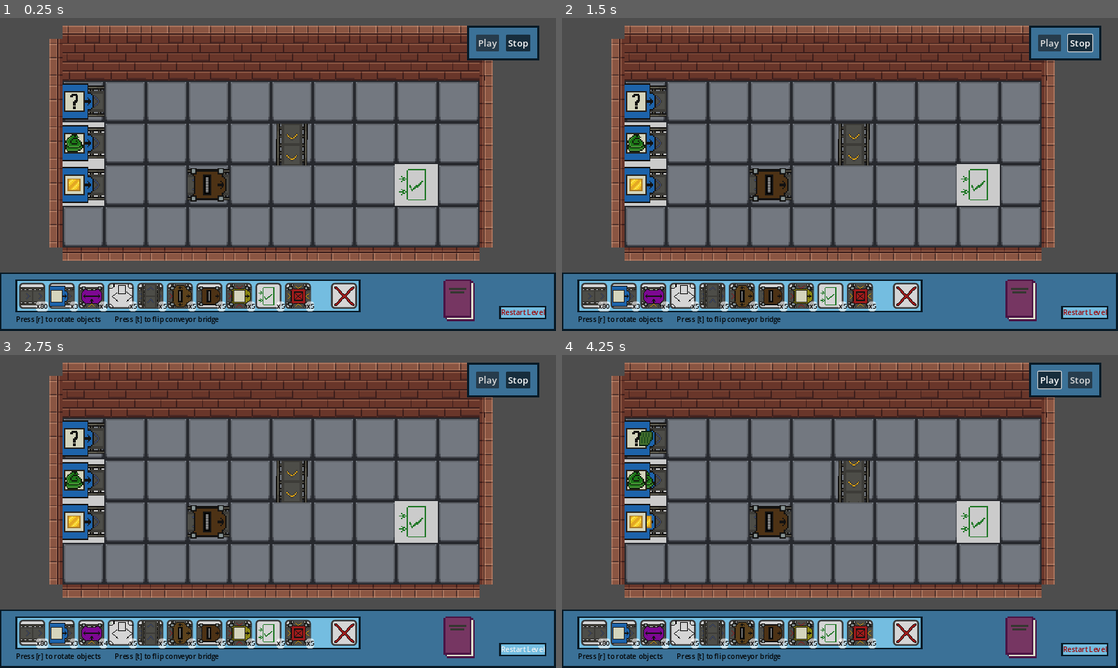
Above: before the commit, frames 1-4 (two rows, left to right).
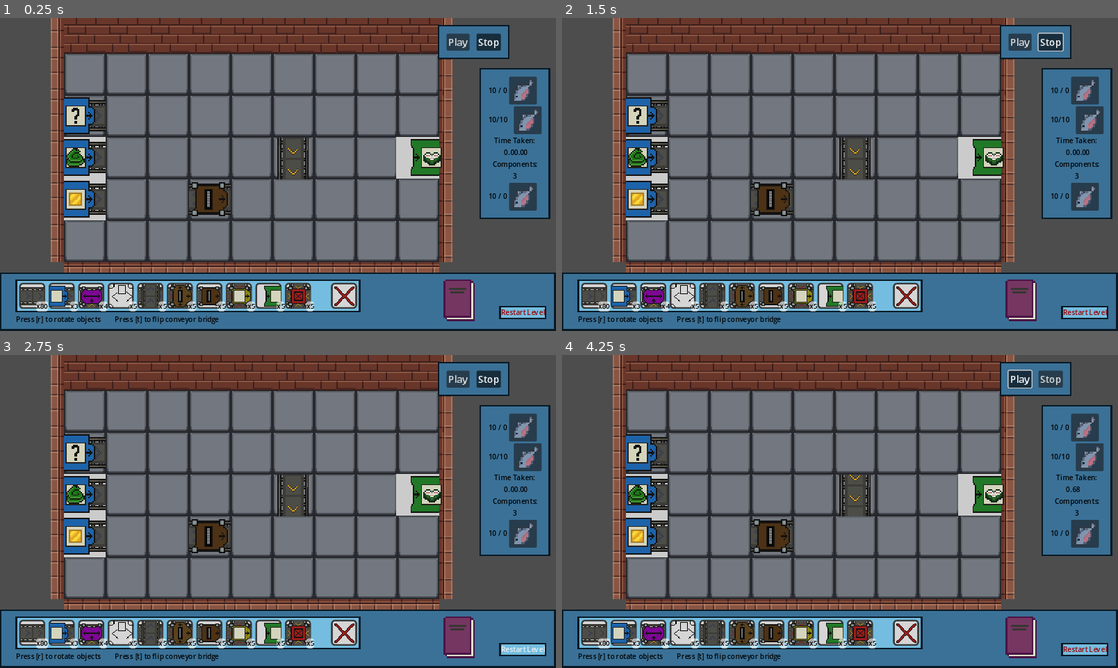
Above: after the commit, the same moments.

Repository: dani-swordfish/Fish-Game
Game: Godot game, scene res://Scenes/Test/test_level.tscn
Same seed, same stepped clock (60 frames per second), same inputs: the game is played once before the commit and once after it.
Inputs:
- Up to frame 1 (0.25 s): no input
- Up to frame 2 (1.5 s): click "Restart Level" at 0.5 s; click "Stop" at 1.25 s
- Up to frame 3 (2.75 s): click "Restart Level" at 2 s
- Up to frame 4 (4.25 s): click "Restart Level" at 2.75 s; click "Play" at 3.5 s

The runs differ from the first frame. In frame 1, 41% of the frame differs, in the area x 8-99%, y 0-93%; in frame 2, 41%; in frame 3, 41%; in frame 4, 41%.
Error after the commit: Invalid type in function 'connect' in base 'Node2D (output.gd)'. Cannot convert argument 2 from Object to Callable. (res://Scenes/Test/level_completion_check.g…

Commit message:
close to finished

Diff:
--- a/Resources/test_level.tres
+++ b/Resources/test_level.tres
@@ -4,9 +4,9 @@
 
 [resource]
 script = ExtResource("1_35tms")
-spawner_options = Array[int]([1, 7, 4, 5])
-sorter_options = Array[int]([1, 2, 3, 4, 5, 6, 7, 8, 9])
-constructor_options = Array[int]([1, 6])
-constructor_recipes = Array[int]([1, 6])
-cutter_recipies = Array[int]([1, 7])
-simple_constructor_options = Array[int]([])
+spawner_options = Array[int]([1, 2, 3, 4, 5, 6, 7, 8, 9, 10, 11, 12, 13, 14, 15, 16, 17, 18, 19, 20, 21, 22, 23, 24])
+sorter_options = Array[int]([1, 2, 3, 4, 5, 6, 7, 8, 9, 10, 11, 12, 13, 14, 15, 16, 17, 18, 19, 20, 21, 22, 23, 24])
+constructor_options = Array[int]([6, 13, 15, 16, 19, 21, 22, 23, 24])
+constructor_recipes = Array[int]([24, 6, 13, 15, 16, 19, 21, 22, 23])
+cutter_recipies = Array[int]([1, 7, 10, 17])
+simple_constructor_options = Array[int]([1, 2, 3, 4, 5, 6, 7, 8, 9, 10, 11, 12, 13, 14, 15, 16, 17, 18, 19, 20, 21, 22, 23])
--- a/Scenes/Components/constructor.tscn
+++ b/Scenes/Components/constructor.tscn
@@ -38,7 +38,7 @@
 shape = SubResource("RectangleShape2D_gurou")
 
 [node name="ProcessTimer" type="Timer" parent="."]
-wait_time = 2.0
+wait_time = 1.5
 one_shot = true
 
 [node name="RayCast2D" type="RayCast2D" parent="."]
--- a/Scenes/Components/cutter.gd
+++ b/Scenes/Components/cutter.gd
@@ -16,7 +16,7 @@
 
 
 func _ready() -> void:
-	# TODO set item spacific time delay
+	# TODO set item spacific time delay or level, probably not gonna happen
 	super._ready()
 
 
--- a/Scenes/Components/cutter.tscn
+++ b/Scenes/Components/cutter.tscn
@@ -23,8 +23,6 @@
 [node name="Cutter" type="Node2D" groups=["direction_matters", "stores_items"]]
 script = ExtResource("1_f0v4m")
 storage_array = Array[ExtResource("2_yac3r")]([SubResource("Resource_dwxth")])
-has_item_ready = null
-is_static = null
 
 [node name="SpriteBackground" type="Sprite2D" parent="."]
 visible = false
@@ -64,6 +62,7 @@
 collide_with_bodies = false
 
 [node name="ProcessTimer" type="Timer" parent="."]
+wait_time = 2.5
 one_shot = true
 
 [node name="CutterAnimation" parent="." instance=ExtResource("4_j4h0y")]
--- a/Scenes/Components/multi_spawner.gd
+++ b/Scenes/Components/multi_spawner.gd
@@ -1,9 +1,16 @@
 extends Process
 
 @export var item_array: Array[Enum.ITEMS]
+@export var spawn_rate: float = 1.0
 
 # only works if item array is set on export and not changed
 var counter: int = 0
+
+
+func _ready() -> void:
+	super._ready()
+	process_timer.wait_time = spawn_rate
+
 
 var current_item: Enum.ITEMS:
 	get:
--- a/Scenes/Components/randi_cutter.tscn
+++ b/Scenes/Components/randi_cutter.tscn
@@ -42,6 +42,7 @@
 collide_with_bodies = false
 
 [node name="ProcessTimer" type="Timer" parent="."]
+wait_time = 5.0
 one_shot = true
 
 [node name="CutterAnimation" parent="." instance=ExtResource("3_6kxnd")]
--- a/Scenes/Components/spawner.gd
+++ b/Scenes/Components/spawner.gd
@@ -10,12 +10,13 @@
 
 # TODO use to give spawner different rates in different levels
 # also add to randi spawner
-#@export var spawn_rate: int
+@export var spawn_rate: float = 1.0
 
 
 func _ready() -> void:
 	#storage_limit = 1
 	super._ready()
+	process_timer.wait_time = spawn_rate
 
 
 func _on_play():
--- a/Scenes/Components/spawner.tscn
+++ b/Scenes/Components/spawner.tscn
@@ -32,7 +32,6 @@
 region_rect = Rect2(18, 14, 5, 0)
 
 [node name="ProcessTimer" type="Timer" parent="."]
-wait_time = 0.3
 one_shot = true
 
 [node name="RayCast2D" type="RayCast2D" parent="."]
--- a/Scenes/Conveyor Components/output.gd
+++ b/Scenes/Conveyor Components/output.gd
@@ -1,11 +1,27 @@
 extends Output
+# always duplicate, never spawn, to make signals work
+
+signal output_ready(item:int, item_count_target: int, output: Node2D)
+signal item_arrived_signal(item:int, current_item_count: int)
+signal target_reached(item:int)
 
 @export var item: Enum.ITEMS
+@export var item_count_target: int
 
+
+@onready var item_picker_sprite: Node2D = $ItemPickerSprite
 
 # TODO pass to UI
 var item_count: int
 @onready var label: Label = $Label
+
+func _ready() -> void:
+	super._ready()
+	item_picker_sprite.get_child(1).frame_coords = Globals.get_item_frame_coords(item)
+	await get_tree().physics_frame
+	output_ready.emit(item, item_count_target, self)
+
+
 
 func item_arrived(arrived_item_node):
 	if item_node == null:
@@ -18,3 +34,8 @@
 		print("wrong item in output")
 		pass # could add gameplay outcome
 	super.item_arrived(arrived_item_node)
+
+	item_arrived_signal.emit(item)
+
+	if item_count == item_count_target:
+		target_reached.emit()
--- a/Scenes/Conveyor Components/output.tscn
+++ b/Scenes/Conveyor Components/output.tscn
@@ -1,7 +1,8 @@
-[gd_scene load_steps=6 format=3 uid="uid://brkk0fodootua"]
+[gd_scene load_steps=7 format=3 uid="uid://brkk0fodootua"]
 
 [ext_resource type="Script" path="res://Scenes/Conveyor Components/output.gd" id="1_1mwv1"]
 [ext_resource type="Texture2D" uid="uid://dkfqblrp5t4db" path="res://Art/top-down-conveyor.png" id="2_sub6y"]
+[ext_resource type="PackedScene" uid="uid://c8j5oav6rcoh1" path="res://Scenes/Conveyor Components/item_picker_sprite.tscn" id="3_0anjj"]
 
 [sub_resource type="Gradient" id="Gradient_dg1oq"]
 colors = PackedColorArray(0.796243, 0.796243, 0.796243, 1, 0.796243, 0.796243, 0.796243, 1)
@@ -12,7 +13,7 @@
 [sub_resource type="RectangleShape2D" id="RectangleShape2D_lep0g"]
 size = Vector2(6, 6)
 
-[node name="Output" type="Node2D"]
+[node name="Output" type="Node2D" groups=["output"]]
 script = ExtResource("1_1mwv1")
 
 [node name="SpriteBackground" type="Sprite2D" parent="."]
@@ -40,4 +41,7 @@
 offset_right = 8.0
 offset_bottom = 12.0
 
+[node name="ItemPickerSprite" parent="." instance=ExtResource("3_0anjj")]
+position = Vector2(10, 0)
+
 [connection signal="area_entered" from="Area2D" to="." method="_on_area_2d_area_entered"]
--- /dev/null
+++ b/Scenes/Test/level_completion_check.gd
@@ -0,0 +1,22 @@
+extends Node
+
+
+const OUTPUT_COUNT_UI: PackedScene = preload("res://Scenes/UI/output_count_ui.tscn")
+@onready var v_box_container: VBoxContainer = $"../MarginContainer/VBoxContainer"
+
+
+func _ready() -> void:
+	for output in get_tree().get_nodes_in_group("output"):
+		output.connect("output_ready", on_output_ready)
+
+
+func on_output_ready(item: int, item_count_target: int, output: Node2D):
+	spawn_output_count(item, item_count_target, output )
+
+
+func spawn_output_count(item, item_count_target, output):
+	var count_inst = OUTPUT_COUNT_UI.instantiate()
+	count_inst.item_count_target = item_count_target
+	count_inst.item = item
+	v_box_container.add_child(count_inst)
+	output.connect("item_arrived_signal", count_inst)
--- /dev/null
+++ b/Scenes/Test/level_stats.gd
@@ -0,0 +1,44 @@
+extends PanelContainer
+
+
+var time_taken: float = 0.0
+
+@onready var time_taken_label: Label = $MarginContainer/VBoxContainer/HBoxContainer3/TimeTakenLabel
+@onready var components: Node2D = $"../../../Components"
+@onready var component_count_label: Label = $MarginContainer/VBoxContainer/ComponentCountLabel
+
+
+func _ready() -> void:
+	set_physics_process(false)
+	time_taken = 0
+	update_component_label()
+
+
+func _physics_process(delta: float) -> void:
+	time_taken += delta
+	time_taken_label.text = str(round_to_dec(time_taken, 2))
+
+
+func round_to_dec(num, digit)-> float:
+	return round(num * pow(10.0, digit)) / pow(10.0, digit)
+
+
+func _on_play_state_entered() -> void:
+	set_physics_process(true)
+
+
+func _on_play_state_exited() -> void:
+	set_physics_process(false)
+	time_taken = 0
+
+
+func _on_sub_machine_after_components_changed() -> void:
+	update_component_label()
+
+
+func update_component_label():
+	var component_count:int
+	for component in components.get_children():
+		if !component.is_static:
+			component_count += 1
+	component_count_label.text = str(component_count)
--- a/Scenes/Test/mode_ui.gd
+++ b/Scenes/Test/mode_ui.gd
@@ -2,8 +2,7 @@
 
 @onready var world_states: StateChart = $"../../WorldStates"
 
-@onready var stop_button: Button = $PanelContainer/MarginContainer/HBoxContainer/StopButton
-
+@onready var stop_button: Button = $PlayStop/MarginContainer/HBoxContainer/StopButton
 
 
 
--- a/Scenes/Test/test_level.tscn
+++ b/Scenes/Test/test_level.tscn
@@ -30,6 +30,10 @@
 [ext_resource type="ButtonGroup" uid="uid://cw806evncma4w" path="res://pages_button_group.tres" id="19_kp4aw"]
 [ext_resource type="Texture2D" uid="uid://bjbhf3pxaktla" path="res://Scenes/UI/book_closed_texture.tres" id="19_mcl8c"]
 [ext_resource type="PackedScene" uid="uid://beinvkawx86b5" path="res://Scenes/UI/recipe_book_page.tscn" id="20_uwc7t"]
+[ext_resource type="PackedScene" uid="uid://difpcvx2jdcgu" path="res://Scenes/UI/Item Boxes/item_box.tscn" id="21_2xu2t"]
+[ext_resource type="Script" path="res://Scenes/Test/level_stats.gd" id="21_grbjm"]
+[ext_resource type="PackedScene" uid="uid://dp6gw4tnm4g13" path="res://Scenes/UI/output_count_ui.tscn" id="22_ia65w"]
+[ext_resource type="Script" path="res://Scenes/Test/level_completion_check.gd" id="22_tcdy2"]
 
 [sub_resource type="StyleBoxFlat" id="StyleBoxFlat_ipili"]
 bg_color = Color(0.870588, 0.121569, 0.133333, 1)
@@ -52,8 +56,8 @@
 
 [node name="Tilemap" parent="." instance=ExtResource("1_rkht3")]
 unique_name_in_owner = true
-layer_0/tile_data = PackedInt32Array(131074, 65540, 7, 13107 …(545 unchanged characters)… 88, 4, 805306371, 327689, 4, 805306371, 131083, 4, 1342177283, 196619, 4, 1342177283, 262155, 4, 1342177283, 9, 4, 3, 10, 4, 3, 7, 4, 3, 8, 4, 3, 5, 4, 3, 6, 4, 3, 3, 4, 3, 4, 4, 3, 1, 4, 3, 2, 4, 3, 65537, 65540, 7, 65538, 65540, 7, 65539, 65540, 7, 65540, 65540, 7, 65541, 65540, 7, 65542, 65540, 7, 65543, 65540, 7, 65544, 65540, 7, 65545, 65540, 7, 65546, 65540, 7, 65547, 4, 1342177283, 131082, 65540, 7, 196618, 65540, 7, 262154, 65540, 7, 327690, 4, 805306371, 131073, 65540, 7, 196609, 65540, 7, 26 …(128 unchanged characters)…
-layer_1/tile_data = PackedInt32Array(1, 65540, 6, 2, 65540, 6, 3, 65540, 6, 4, 65540, 6, 5, 65540, 6, 6, 65540, 6, 7, 65540, 6, 8, 65540, 6, 9, 65540, 6, 10, 65540, 6, 65547, 65540, 1342177285, 131083, 65540, 1342177285, 196619, 65540, 1342177285, 65536, 65540, 1610612741, 131072, 65540, 1610612741, 196608, 65540, 1610612741, 262144, 65540, 1610612741, 262155, 65540, 1342177285, -65535, 65540, 5, -65534, 65540, 5, -65533, 65540, 5, -65532, 65540, 5, -65531, 65540, 5, -65530, 65540, 5, -65529, 65540, 5, -65528, 65540, 5, -65527, 65540, 5, -65526, 65540, 5, 11, 65540, 1342177285, 0, 65540, 1610612741, 327681, 65540, 805306373, 327682, 65540, 805306373, 327683, 65540, 805306373, 327684, 65540, 805306373, 327685, 65540, 805306373, 327686, 65540, 805306373, 327687, 65540, 805306373, 327688, 65540, 805306373, 327689, 65540, 805306373, 327690, 65540, 805306373)
+layer_0/tile_data = PackedInt32Array(131074, 65540, 7, 13107 …(545 unchanged characters)… 88, 4, 805306371, 327689, 4, 805306371, 9, 65540, 7, 7, 65540, 7, 8, 65540, 7, 5, 65540, 7, 6, 65540, 7, 3, 65540, 7, 4, 65540, 7, 1, 65540, 7, 2, 65540, 7, 65537, 65540, 7, 65538, 65540, 7, 65539, 65540, 7, 65540, 65540, 7, 65541, 65540, 7, 65542, 65540, 7, 65543, 65540, 7, 65544, 65540, 7, 65545, 65540, 7, 131073, 65540, 7, 196609, 65540, 7, 26 …(128 unchanged characters)…
+layer_1/tile_data = PackedInt32Array(65536, 65540, 1610612741, 131072, 65540, 1610612741, 196608, 65540, 1610612741, 262144, 65540, 1610612741, -65535, 65540, 6, -65534, 65540, 6, -65533, 65540, 6, -65532, 65540, 6, -65531, 65540, 6, -65530, 65540, 6, -65529, 65540, 6, -65528, 65540, 6, -65527, 65540, 6, 0, 65540, 1610612741, 327681, 65540, 805306373, 327682, 65540, 805306373, 327683, 65540, 805306373, 327684, 65540, 805306373, 327685, 65540, 805306373, 327686, 65540, 805306373, 327687, 65540, 805306373, 327688, 65540, 805306373, 327689, 65540, 805306373, -131071, 65540, 5, -131070, 65540, 5, -131069, 65540, 5, -131068, 65540, 5, -131067, 65540, 5, -131066, 65540, 5, -131065, 65540, 5, -131064, 65540, 5, -131063, 65540, 5, -65536, 65540, 1610612741, -65526, 65540, 1342177285, 10, 65540, 1342177285, 65546, 65540, 1342177285, 131082, 65540, 1342177285, 196618, 65540, 1342177285, 262154, 65540, 1342177285)
 
 [node name="References" type="Node2D" parent="."]
 unique_name_in_owner = true
@@ -66,7 +70,7 @@
 script = ExtResource("3_xkg4n")
 
 [node name="Output" parent="Components" instance=ExtResource("6_8llby")]
-position = Vector2(304, 112)
+position = Vector2(304, 80)
 item = 6
 is_static = true
 
@@ -94,12 +98,11 @@
 rotation = 1.5708
 
 [node name="Camera2D" type="Camera2D" parent="."]
-position = Vector2(-16, -16)
+position = Vector2(-17, -27)
 anchor_mode = 0
 zoom = Vector2(3, 3)
 
 [node name="UI" type="CanvasLayer" parent="."]
-visible = false
 script = ExtResource("4_6gpoe")
 
 [node name="ComponentPicker" type="Control" parent="UI"]
@@ -189,7 +192,8 @@
 [node name="Box7" parent="UI/ComponentPicker/PanelContainer/MarginContainer/VBoxContainer/HBoxContainer/PanelContainer/MarginContainer/HBoxContainer" instance=ExtResource("6_k24xg")]
 layout_mode = 2
 tooltip_text = "Cut and Sort -
-Cuts item into parts, will output items in the order given in the recipe, starting with the left, bottom then top."
+Cuts item into parts, will output items in the order given in the recipe,
+starting with the right, bottom then top."
 initial_component_count = 5
 component = 7
 
@@ -335,22 +339,22 @@
 grow_horizontal = 0
 script = ExtResource("9_u4mii")
 
-[node name="PanelContainer" type="PanelContainer" parent="UI/ModeUI"]
+[node name="PlayStop" type="PanelContainer" parent="UI/ModeUI"]
 layout_mode = 1
 anchors_preset = 8
 anchor_left = 0.5
 anchor_top = 0.5
 anchor_right = 0.5
 anchor_bottom = 0.5
-offset_left = -69.0
-offset_top = -16.5
-offset_right = 63.0
-offset_bottom = 46.5
-grow_horizontal = 2
-grow_vertical = 2
-theme = ExtResource("12_x4jup")
-
-[node name="MarginContainer" type="MarginContainer" parent="UI/ModeUI/PanelContainer"]
+offset_left = -153.0
+offset_top = -26.5
+offset_right = 12.0
+offset_bottom = 52.5
+grow_horizontal = 2
+grow_vertical = 2
+theme = ExtResource("12_x4jup")
+
+[node name="MarginContainer" type="MarginContainer" parent="UI/ModeUI/PlayStop"]
 layout_mode = 2
 size_flags_horizontal = 4
 size_flags_vertical = 4
@@ -359,11 +363,11 @@
 theme_override_constants/margin_right = 16
 theme_override_constants/margin_bottom = 16
 
-[node name="HBoxContainer" type="HBoxContainer" parent="UI/ModeUI/PanelContainer/MarginContainer"]
+[node name="HBoxContainer" type="HBoxContainer" parent="UI/ModeUI/PlayStop/MarginContainer"]
 layout_mode = 2
 theme_override_constants/separation = 16
 
-[node name="PlayButton" type="Button" parent="UI/ModeUI/PanelContainer/MarginContainer/HBoxContainer"]
+[node name="PlayButton" type="Button" parent="UI/ModeUI/PlayStop/MarginContainer/HBoxContainer"]
 layout_mode = 2
 tooltip_text = "Start Conveyors"
 theme = ExtResource("12_x4jup")
@@ -372,7 +376,7 @@
 button_group = ExtResource("18_56y3x")
 text = "Play"
 
-[node name="StopButton" type="Button" parent="UI/ModeUI/PanelContainer/MarginContainer/HBoxContainer"]
+[node name="StopButton" type="Button" parent="UI/ModeUI/PlayStop/MarginContainer/HBoxContainer"]
 layout_mode = 2
 tooltip_text = "Stop Conveyors"
 theme = ExtResource("12_x4jup")
@@ -382,7 +386,83 @@
 button_group = ExtResource("18_56y3x")
 text = "Stop"
 
+[node name="LevelStats" type="PanelContainer" parent="UI/ModeUI"]
+layout_mode = 1
+anchors_preset = -1
+anchor_left = 0.260504
+anchor_top = 2.07059
+anchor_right = 0.945378
+anchor_bottom = 4.71765
+grow_horizontal = 2
+grow_vertical = 2
+theme = ExtResource("12_x4jup")
+script = ExtResource("21_grbjm")
+metadata/_edit_use_anchors_ = true
+
+[node name="LevelCompletionCheck" type="Node" parent="UI/ModeUI/LevelStats"]
+script = ExtResource("22_tcdy2")
+
+[node name="MarginContainer" type="MarginContainer" parent="UI/ModeUI/LevelStats"]
+layout_mode = 2
+size_flags_horizontal = 4
+size_flags_vertical = 4
+theme_override_constants/margin_left = 16
+theme_override_constants/margin_top = 16
+theme_override_constants/margin_right = 16
+theme_override_constants/margin_bottom = 16
+
+[node name="VBoxContainer" type="VBoxContainer" parent="UI/ModeUI/LevelStats/MarginContainer"]
+layout_mode = 2
+
+[node name="OutputCountUI" parent="UI/ModeUI/LevelStats/MarginContainer/VBoxContainer" instance=ExtResource("22_ia65w")]
+layout_mode = 2
+
+[node name="HBoxContainer2" type="HBoxContainer" parent="UI/ModeUI/LevelStats/MarginContainer/VBoxContainer"]
+layout_mode = 2
+theme_override_constants/separation = 16
+
+[node name="Label" type="Label" parent="UI/ModeUI/LevelStats/MarginContainer/VBoxContainer/HBoxContainer2"]
+layout_mode = 2
+theme = ExtResource("12_x4jup")
+text = "10/10"
+horizontal_alignment = 1
+
+[node name="ItemBox" parent="UI/ModeUI/LevelStats/MarginContainer/VBoxContainer/HBoxContainer2" instance=ExtResource("21_2xu2t")]
+layout_mode = 2
+
+[node name="HeaderTimeTakenLabel" type="Label" parent="UI/ModeUI/LevelStats/MarginContainer/VBoxContainer"]
+layout_mode = 2
+theme = ExtResource("12_x4jup")
+text = "Time Taken:
+"
+horizontal_alignment = 1
+
+[node name="HBoxContainer3" type="HBoxContainer" parent="UI/ModeUI/LevelStats/MarginContainer/VBoxContainer"]
+layout_mode = 2
+
+[node name="Spacer" type="Control" parent="UI/ModeUI/LevelStats/MarginContainer/VBoxContainer/HBoxContainer3"]
+custom_minimum_size = Vector2(32, 0)
+layout_mode = 2
+
+[node name="TimeTakenLabel" type="Label" parent="UI/ModeUI/LevelStats/MarginContainer/VBoxContainer/HBoxContainer3"]
+layout_mode = 2
+theme = ExtResource("12_x4jup")
+text = "0.00.00"
+
+[node name="Label3" type="Label" parent="UI/ModeUI/LevelStats/MarginContainer/VBoxContainer"]
+layout_mode = 2
+theme = ExtResource("12_x4jup")
+text = "Components:"
+horizontal_alignment = 1
+
+[node name="ComponentCountLabel" type="Label" parent="UI/ModeUI/LevelStats/MarginContainer/VBoxContainer"]
+layout_mode = 2
+theme = ExtResource("12_x4jup")
+text = "20"
+horizontal_alignment = 1
+
 [node name="RecipeUI" type="Control" parent="UI"]
+visible = false
 layout_mode = 3
 anchors_preset = 15
 anchor_right = 1.0
@@ -557,18 +637,21 @@
 [connection signal="player_dropped_component" from="UI/ComponentPicker/PlayerHand" to="SubMachine" method="_on_player_hand_player_dropped_component"]
 [connection signal="player_picked_up_component" from="UI/ComponentPicker/PlayerHand" to="SubMachine" method="_on_player_hand_player_picked_up_component"]
 [connection signal="pressed" from="UI/ComponentPicker/Button" to="UI" method="_on_button_pressed"]
-[connection signal="pressed" from="UI/ModeUI/PanelContainer/MarginContainer/HBoxContainer/PlayButton" to="UI/ModeUI" method="_on_play_button_pressed"]
-[connection signal="pressed" from="UI/ModeUI/PanelContainer/MarginContainer/HBoxContainer/StopButton" to="UI/ModeUI" method="_on_stop_button_pressed"]
+[connection signal="pressed" from="UI/ModeUI/PlayStop/MarginContainer/HBoxContainer/PlayButton" to="UI/ModeUI" method="_on_play_button_pressed"]
+[connection signal="pressed" from="UI/ModeUI/PlayStop/MarginContainer/HBoxContainer/StopButton" to="UI/ModeUI" method="_on_stop_button_pressed"]
 [connection signal="toggled" from="UI/RecipeUI/VBoxContainer/HBoxContainer/Panel/ContructorButton" to="UI/RecipeUI" method="_on_contructor_button_toggled"]
 [connection signal="toggled" from="UI/RecipeUI/VBoxContainer/HBoxContainer/Panel2/CutterButton" to="UI/RecipeUI" method="_on_cutter_button_toggled"]
 [connection signal="pressed" from="UI/TextureButton" to="UI/RecipeUI" method="_on_texture_button_pressed"]
 [connection signal="after_components_changed" from="SubMachine" to="Components" method="_on_sub_machine_after_components_changed"]
+[connection signal="after_components_changed" from="SubMachine" to="UI/ModeUI/LevelStats" method="_on_sub_machine_after_components_changed"]
 [connection signal="before_components_changed" from="SubMachine" to="Components" method="_on_sub_machine_before_components_changed"]
 [connection signal="components_changed" from="SubMachine" to="Components" method="_on_sub_machine_components_changed"]
 [connection signal="gui_input" from="SubMachine" to="SubMachine" method="_on_gui_input"]
 [connection signal="gui_input" from="SubMachine/Panel" to="SubMachine" method="_on_panel_gui_input"]
 [connection signal="state_entered" from="WorldStates/Root/Play" to="Components" method="_on_play_state_entered"]
 [connection signal="state_entered" from="WorldStates/Root/Play" to="UI/ComponentPicker/PlayerHand" method="_on_play_state_entered"]
+[connection signal="state_entered" from="WorldStates/Root/Play" to="UI/ModeUI/LevelStats" method="_on_play_state_entered"]
 [connection signal="state_entered" from="WorldStates/Root/Play" to="SubMachine" method="_on_play_state_entered"]
 [connection signal="state_exited" from="WorldStates/Root/Play" to="Items" method="_on_play_state_exited"]
 [connection signal="state_exited" from="WorldStates/Root/Play" to="Components" method="_on_play_state_exited"]
+[connection signal="state_exited" from="WorldStates/Root/Play" to="UI/ModeUI/LevelStats" method="_on_play_state_exited"]
--- /dev/null
+++ b/Scenes/UI/output_count_ui.gd
@@ -0,0 +1,16 @@
+extends HBoxContainer
+
+var item: Enum.ITEMS
+var item_count_target: int
+
+@onready var item_box: ItemBox = $ItemBox
+@onready var current_label: Label = $CurrentLabel
+@onready var target_label: Label = $TargetLabel
+
+
+func _ready() -> void:
+	item_box.item = item
+	target_label.text = str(item_count_target)
+
+func set_current_item(current_item):
+	current_label.text = str(current_item)
--- /dev/null
+++ b/Scenes/UI/output_count_ui.tscn
@@ -0,0 +1,29 @@
+[gd_scene load_steps=4 format=3 uid="uid://dp6gw4tnm4g13"]
+
+[ext_resource type="Theme" uid="uid://chxi7kg5pq4qp" path="res://Ingame.tres" id="1_adwll"]
+[ext_resource type="Script" path="res://Scenes/UI/output_count_ui.gd" id="1_nm31x"]
+[ext_resource type="PackedScene" uid="uid://difpcvx2jdcgu" path="res://Scenes/UI/Item Boxes/item_box.tscn" id="2_a3qo0"]
+
+[node name="OutputCountUI" type="HBoxContainer"]
+script = ExtResource("1_nm31x")
+
+[node name="CurrentLabel" type="Label" parent="."]
+layout_mode = 2
+theme = ExtResource("1_adwll")
+text = "10"
+horizontal_alignment = 1
+
+[node name="Label2" type="Label" parent="."]
+layout_mode = 2
+theme = ExtResource("1_adwll")
+text = "/"
+horizontal_alignment = 1
+
+[node name="TargetLabel" type="Label" parent="."]
+layout_mode = 2
+theme = ExtResource("1_adwll")
+text = "10"
+horizontal_alignment = 1
+
+[node name="ItemBox" parent="." instance=ExtResource("2_a3qo0")]
+layout_mode = 2
--- a/Singletons/direction.gd
+++ b/Singletons/direction.gd
@@ -54,4 +54,5 @@
 
 	MALTI_SCALE,
 
+	LAMP,
 }
--- a/Singletons/globals.gd
+++ b/Singletons/globals.gd
@@ -58,6 +58,8 @@
 			return Vector2(1,1)
 		Enum.ITEMS.LIGHT_BULB:
 			return Vector2(2,1)
+		Enum.ITEMS.LAMP:
+			return Vector2(3,1)
 
 		Enum.ITEMS.SNAKE:
 			return Vector2(0,2)
@@ -88,7 +90,7 @@
 			return Vector2(5,3)
 
 		Enum.ITEMS.MALTI_SCALE:
-			return Vector2(1,4)
+			return Vector2(0,4)
 		_:
 			printerr("item frame_coords not found")
 			return Vector2(0,0)
@@ -125,16 +127,16 @@
 func get_cutter_recipe(item: Enum.ITEMS)-> Array[Array]:
 	match item:
 		Enum.ITEMS.SALMON:
-			return [[Enum.ITEMS.SALMON_MEAT, 1], [Enum.ITEMS.SALMON_SCALE, 2]]
+			return [[Enum.ITEMS.SALMON_SCALE, 2], [Enum.ITEMS.SALMON_MEAT, 1]]
 
 		Enum.ITEMS.ANGLER:
 			return [[Enum.ITEMS.ANGLER_SCALE, 2], [Enum.ITEMS.LIGHT_BULB, 1]]
 
 		Enum.ITEMS.SNAKE:
-			return [[Enum.ITEMS.SNAKE_SCALE, 1], [Enum.ITEMS.SALMON_MEAT, 1]]
+			return [[Enum.ITEMS.SNAKE_SCALE, 1], [Enum.ITEMS.SNAKE_MEAT, 1]]
 
 		Enum.ITEMS.CLOWN_FISH:
-			return [[Enum.ITEMS.CLOWN_FISH_SCALE, 2]]
+			return [[Enum.ITEMS.CLOWN_FISH_SCALE, 1]]
 		_:
 			printerr("no recipie for item")
 			return []
@@ -142,11 +144,11 @@
 
 func get_constuctor_recipe(item: Enum.ITEMS)-> Array[Array]:
 	match item:
-		Enum.ITEMS.SALMON:
-			return [[Enum.ITEMS.SALMON_MEAT, 1], [Enum.ITEMS.SALMON_SCALE, 2]]
-
 		Enum.ITEMS.SALMON_SUSHI:
 			return [[Enum.ITEMS.SALMON_MEAT, 1], [Enum.ITEMS.RICE, 2], [Enum.ITEMS.SEAWEED, 1]]
+
+		Enum.ITEMS.LAMP:
+			return [[Enum.ITEMS.LIGHT_BULB, 1], [Enum.ITEMS.SNAKE_SCALE, 2]]
 
 		Enum.ITEMS.SNAKE_SKEWER:
 			return [[Enum.ITEMS.SNAKE_MEAT, 1]]
@@ -154,20 +156,20 @@
 		Enum.ITEMS.GOLD_BUCKLE:
 			return [[Enum.ITEMS.GOLD, 1]]
 
-		Enum.ITEMS.GOLD_BUCKLE:
+		Enum.ITEMS.SNAKE_BELT:
 			return [[Enum.ITEMS.GOLD_BUCKLE, 1], [Enum.ITEMS.SNAKE_SCALE, 2]]
 
 		Enum.ITEMS.CLOWN_FISH_SUSHI:
 			return [[Enum.ITEMS.CLOWN_FISH, 2], [Enum.ITEMS.RICE, 2], [Enum.ITEMS.SEAWEED, 1]]
 
-		Enum.ITEMS.GLASS:
-			return [[Enum.ITEMS.FISH_BOWL, 1]]
+		Enum.ITEMS.FISH_BOWL:
+			return [[Enum.ITEMS.GLASS, 1]]
 
 		Enum.ITEMS.CLOWN_FISH_BOWL:
 			return [[Enum.ITEMS.FISH_BOWL, 1], [Enum.ITEMS.CLOWN_FISH, 1]]
 
 		Enum.ITEMS.MALTI_SCALE:
-			return [[Enum.ITEMS.SALMON_SCALE, 1], [Enum.ITEMS.ANGLER_SCALE, 1], [Enum.ITEMS.SALMON_SCALE, 1], [Enum.ITEMS.CLOWN_FISH_SCALE, 1]]
+			return [[Enum.ITEMS.SALMON_SCALE, 1], [Enum.ITEMS.ANGLER_SCALE, 1], [Enum.ITEMS.SNAKE_SCALE, 1], [Enum.ITEMS.CLOWN_FISH_SCALE, 1]]
 		_:
 			printerr("no recipie for item")
 			return []
Binary file changed: Art/items final.ase
Binary file changed: Art/items final.png
Binary file changed: Art/top-down-conveyor.ase
Binary file changed: Art/top-down-conveyor.png
Not shown: 1 places in Scenes/Test/test_level.tscn that only renumber resources
